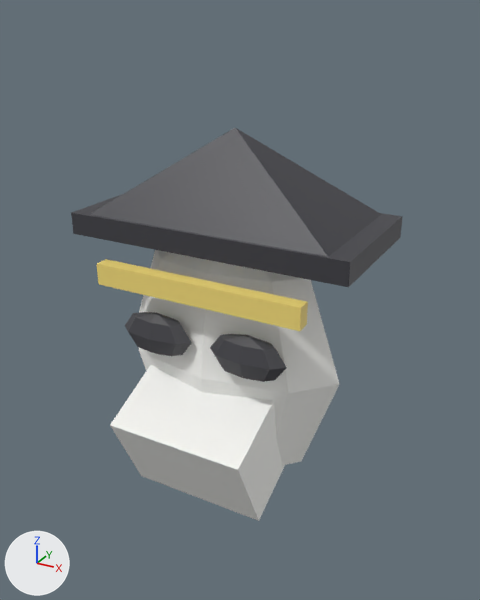
What one commit did to the FBX model Assets/Maps/Venecia/Models/VN_Mascara_Bauta.fbx.
Before and after are seen from a 50 mm lens placed at (0.425, -0.739, 0.46), pointed at (0.012, 0.011, 0.085). Arrows for +X, +Y and +Z are at lower left; the lights stay in place. The first picture is the older version. Where no turn or scale is listed for an object, it has been applied to the vertices.

In view in the first picture: 'VN_Mascara_Bauta'.
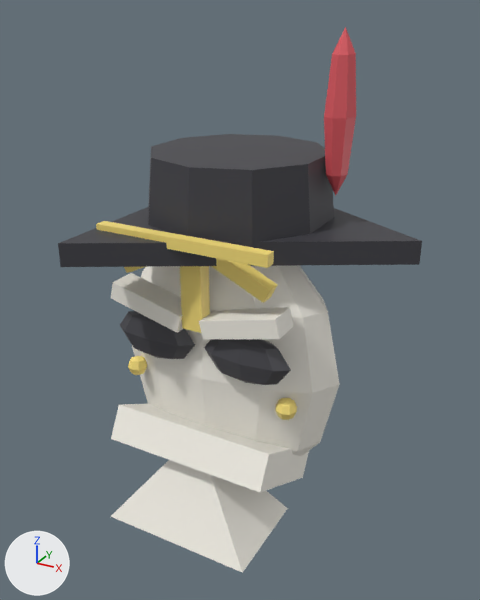
Pixel boxes (x1, y1, x2, y2) of what changed, in the pictures (480 x 600 px; the box of a moved part takes in the faces that stretch with it):
'VN_Mascara_Bauta', reshaped (10% wider, 39% taller): before (71, 128, 403, 521); after (58, 27, 422, 573)
part 1 of me_vn_mascara_bauta, added: after (120, 311, 195, 359)
part 2 of me_vn_mascara_bauta, added: after (204, 339, 291, 385)
part 3 of me_vn_mascara_bauta, moved or reshaped: before (89, 128, 381, 257); after (111, 460, 288, 573)
part 4 of me_vn_mascara_bauta, added (yellow): after (180, 266, 210, 333)
part 5 of me_vn_mascara_bauta, added: after (128, 356, 147, 375)
part 6 of me_vn_mascara_bauta, added: after (275, 398, 297, 420)
part 7 of me_vn_mascara_bauta, added: after (148, 134, 334, 248)
part 8 of me_vn_mascara_bauta, added (yellow): after (96, 221, 274, 268)
part 9 of me_vn_mascara_bauta, added (red): after (324, 27, 356, 196)
part 10 of me_vn_mascara_bauta, rebuilt (13% wider, 43% shorter): before (110, 365, 285, 521); after (111, 403, 309, 492)
part 11 of me_vn_mascara_bauta, rebuilt: before (71, 194, 403, 287); after (58, 207, 422, 267)
part 12 of me_vn_mascara_bauta, deleted: before (125, 312, 192, 356)
part 13 of me_vn_mascara_bauta, deleted: before (210, 334, 287, 382)
part 14 of me_vn_mascara_bauta, reshaped: before (97, 250, 339, 465); after (111, 258, 340, 456)

What changed in the scene script:
```text
Add mat_vn_maskpaint:
    mat_vn_maskpaint = principled_material('VN_MaskPaint')
    mat_vn_maskpaint.base_color = (0.93, 0.9, 0.82)  # white #f7f3ea
Add mat_vn_feather:
    mat_vn_feather = principled_material('VN_Feather')
    mat_vn_feather.base_color = (0.75, 0.1, 0.12)  # red #e15961
Change me_vn_mascara_bauta:
    used by ob_vn_mascara_bauta; location = (0.0, 0.0, 0.0)
    remove me_vn_mascara_bauta.from_pydata(...)  # 107 vertices, 119 faces; spans x -0.2..0.2, y -0.154..0.12, z -0.204..0.32
    remove me_vn_mascara_bauta.materials.append(mat_vn_white)  # white #f7f7f3
    add me_vn_mascara_bauta.from_pydata(...)  # 279 vertices, 296 faces; spans x -0.17..0.25, y -0.187..0.247, z -0.22..0.44
    me_vn_mascara_bauta part 1: a new loose piece, a UV sphere (8 segments, 4 rings, poles along z) spanning x -0.133..-0.007, y -0.096..-0.06, z 0.014..0.086, in mat_vn_dark (dark grey #45454b)
    me_vn_mascara_bauta part 2: a new loose piece, a UV sphere (8 segments, 4 rings, poles along z) spanning x 0.007..0.133, y -0.096..-0.06, z 0.014..0.086, in mat_vn_dark (dark grey #45454b)
    me_vn_mascara_bauta part 3: the loose piece of 5 vertices spanning x -0.18..0.18, y -0.08..0.12, z 0.2..0.32 is scaled about its middle by (0.611, 0.7, 1.17), then moved by (0.0, -0.11, -0.41), in mat_vn_maskpaint (white #f7f3ea)
    me_vn_mascara_bauta part 4: a new loose piece, a box spanning x -0.015..0.015, y -0.095..-0.075, z 0.08..0.18, in mat_vn_gold (yellow #f9e17c)
    me_vn_mascara_bauta part 5: a new loose piece, a UV sphere (8 segments, 4 rings, poles along z) spanning x -0.135..-0.105, y -0.075..-0.045, z -0.035..-0.005, in mat_vn_gold (yellow #f9e17c)
    me_vn_mascara_bauta part 6: a new loose piece, a UV sphere (8 segments, 4 rings, poles along z) spanning x 0.105..0.135, y -0.075..-0.045, z -0.035..-0.005, in mat_vn_gold (yellow #f9e17c)
    me_vn_mascara_bauta part 7: a new loose piece, a 10-sided cut cone along z (radius 0.13 at the low end, 0.12 at the high end) spanning x -0.124..0.124, y -0.1..0.16, z 0.19..0.29, in mat_vn_black (dark grey #3f3f45)
    me_vn_mascara_bauta part 8: a new loose piece, a box spanning x -0.12..0.12, y -0.122..-0.107, z 0.198..0.213, in mat_vn_gold (yellow #f9e17c)
    me_vn_mascara_bauta part 9: a new loose piece, a UV sphere (8 segments, 4 rings, poles along z) spanning x 0.11..0.15, y 0.025..0.075, z 0.24..0.44, in mat_vn_feather (red #e15961)
    me_vn_mascara_bauta part 10: the loose piece of 8 vertices spanning x -0.1..0.1, y -0.154..0.014, z -0.189..-0.011 is rebuilt with 8 vertices and now spans x -0.12..0.12, y -0.132..0.032, z -0.18..-0.06, in mat_vn_maskpaint (white #f7f3ea)
    me_vn_mascara_bauta part 11: the loose piece of 8 vertices spanning x -0.2..0.2, y -0.08..0.12, z 0.175..0.205 is rebuilt with 6 vertices and now spans x -0.125..0.25, y -0.187..0.247, z 0.175..0.205
    me_vn_mascara_bauta part 12: the loose piece of 26 vertices spanning x -0.126..-0.014, y -0.095..-0.055, z 0.018..0.082 is deleted
    me_vn_mascara_bauta part 13: the loose piece of 26 vertices spanning x 0.014..0.126, y -0.095..-0.055, z 0.018..0.082 is deleted
    me_vn_mascara_bauta part 14: 28 vertices removed from x -0.15..0.15, y -0.095..0.054, z -0.144..0.145; 88 vertices added at x -0.147..0.147, y -0.1..0.066, z -0.177..0.2
    add me_vn_mascara_bauta.materials.append(mat_vn_maskpaint)  # white #f7f3ea
    add me_vn_mascara_bauta.materials.append(mat_vn_feather)  # red #e15961
```
